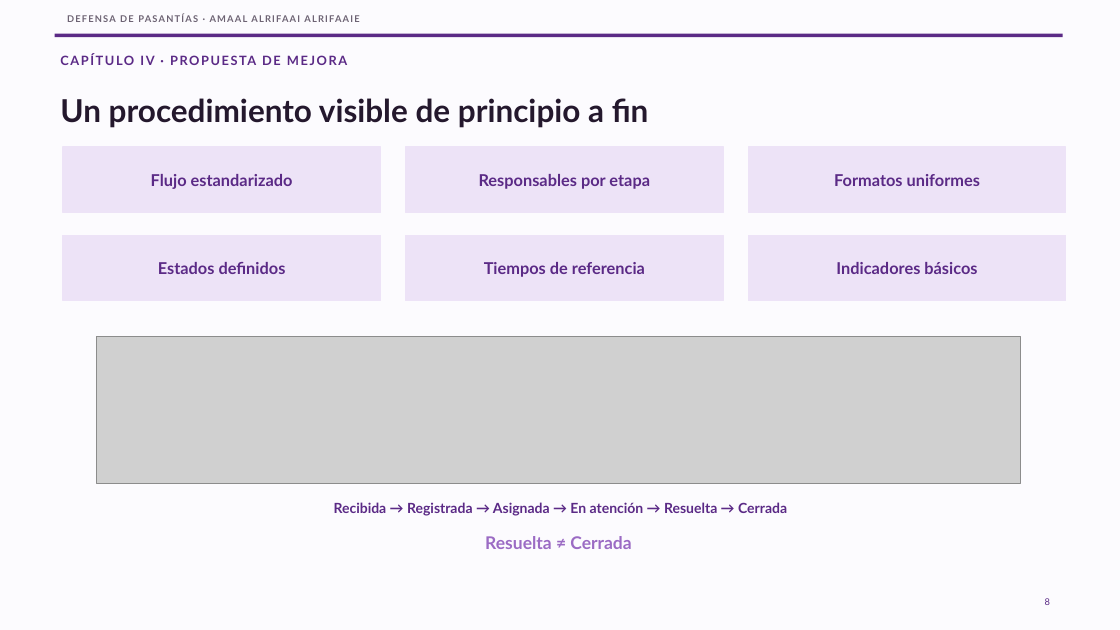
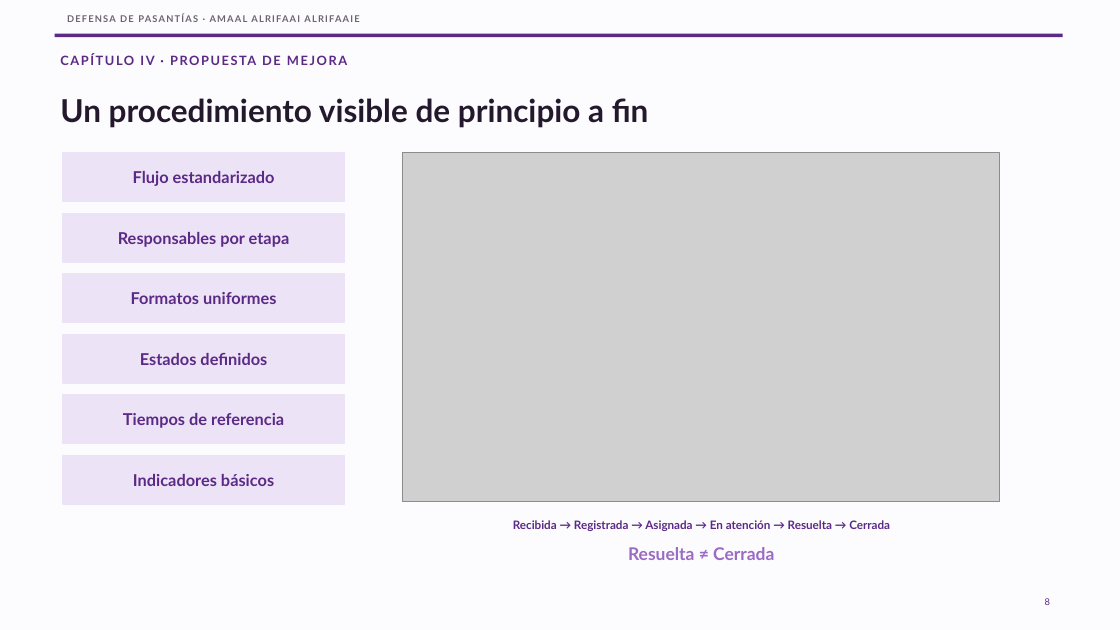
Before and after one commit to JulJuliano/tarea_pasantia, a slide deck: slide 8 of amaal/presentacion/Defensa_Amaal_10_laminas.pptx. Drawn at 1120x630 pixels with LibreOffice and Linux fonts; fonts in the diff are those of the drawing; grey boxes stand for pictures. Boxes give left, top, right and bottom in pixels: in the first picture for what was removed or moved away, otherwise in the second. Text is boxed around its words. In the diff, an @@ line names an element or a change of style, - is before the commit and + after.

```diff
--- a/amaal/presentacion/Defensa_Amaal_10_laminas.pptx
+++ b/amaal/presentacion/Defensa_Amaal_10_laminas.pptx
@@ rectangle: place and size @@
-rectangle at [63,147,381,213]
+rectangle at [63,153,344,202]
@@ text "Flujo estandarizado": place and size @@
-text "Flujo estandarizado" at [151,174,293,189]
+text "Flujo estandarizado" at [133,171,275,186]
@@ picture: place and size @@
-picture at [97,336,1021,483]
+picture at [403,153,1001,502]
@@ rectangle: place and size @@
-rectangle at [406,147,723,213]
+rectangle at [63,213,344,262]
@@ text "Responsables por etapa": place and size @@
-text "Responsables por etapa" at [479,174,650,189]
+text "Responsables por etapa" at [118,232,290,247]
@@ rectangle: place and size @@
-rectangle at [749,147,1066,213]
+rectangle at [63,274,344,323]
@@ text "Formatos uniformes": place and size @@
-text "Formatos uniformes" at [834,174,980,186]
+text "Formatos uniformes" at [131,292,276,304]
@@ rectangle: place and size @@
-rectangle at [63,235,381,301]
+rectangle at [63,334,344,383]
@@ text "Estados definidos": place and size @@
-text "Estados definidos" at [158,262,286,274]
+text "Estados definidos" at [140,353,267,365]
@@ rectangle: place and size @@
-rectangle at [406,235,723,301]
+rectangle at [63,395,344,444]
@@ text "Tiempos de referencia": place and size @@
-text "Tiempos de referencia" at [484,262,645,277]
+text "Tiempos de referencia" at [123,413,284,428]
@@ rectangle: place and size @@
-rectangle at [749,235,1066,301]
+rectangle at [63,455,344,504]
@@ text "Indicadores básicos": place and size @@
-text "Indicadores básicos" at [836,262,977,274]
+text "Indicadores básicos" at [133,474,274,486]
@@ text "Recibida → Registrada → Asignada ...": place and size @@
-text "Recibida → Registrada → Asignada ..." at [334,502,787,516]
+text "Recibida → Registrada → Asignada ..." at [513,520,890,531]
@@ text "Recibida → Registrada → Asignada ..." at [513,520,890,531]: size 12 to 10 pt @@
@@ text "Resuelta ≠ Cerrada": place and size @@
-text "Resuelta ≠ Cerrada" at [485,536,631,549]
+text "Resuelta ≠ Cerrada" at [628,547,774,560]
```
Also in this commit, not shown: 7 other slides changed, 2 other files.
